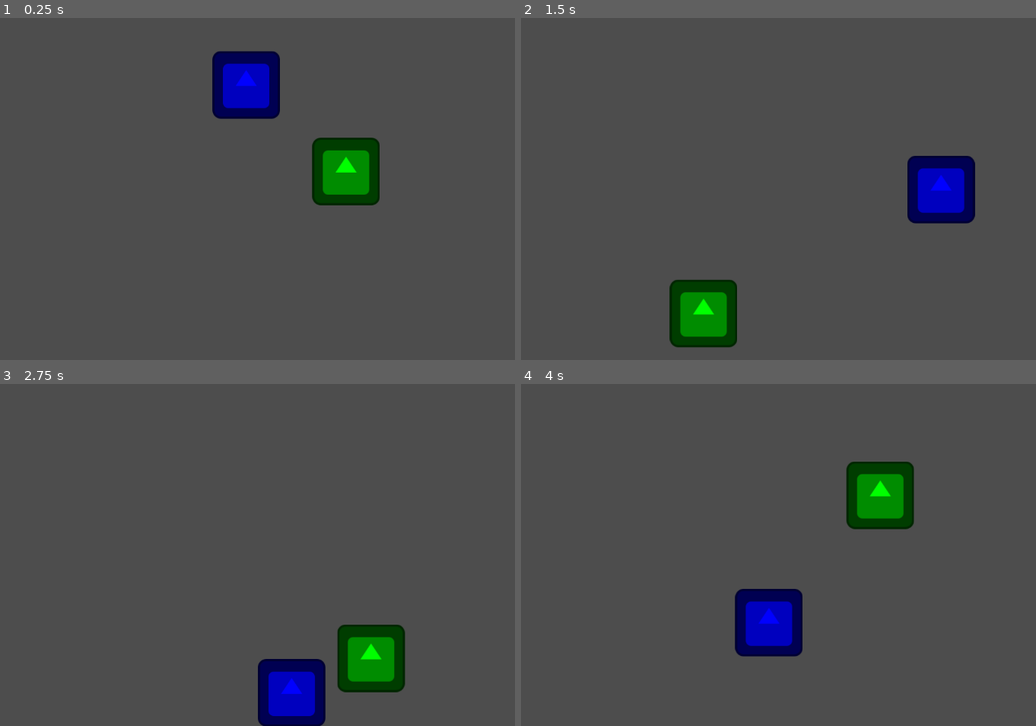
Above: before the commit, frames 1-4 (two rows, left to right).
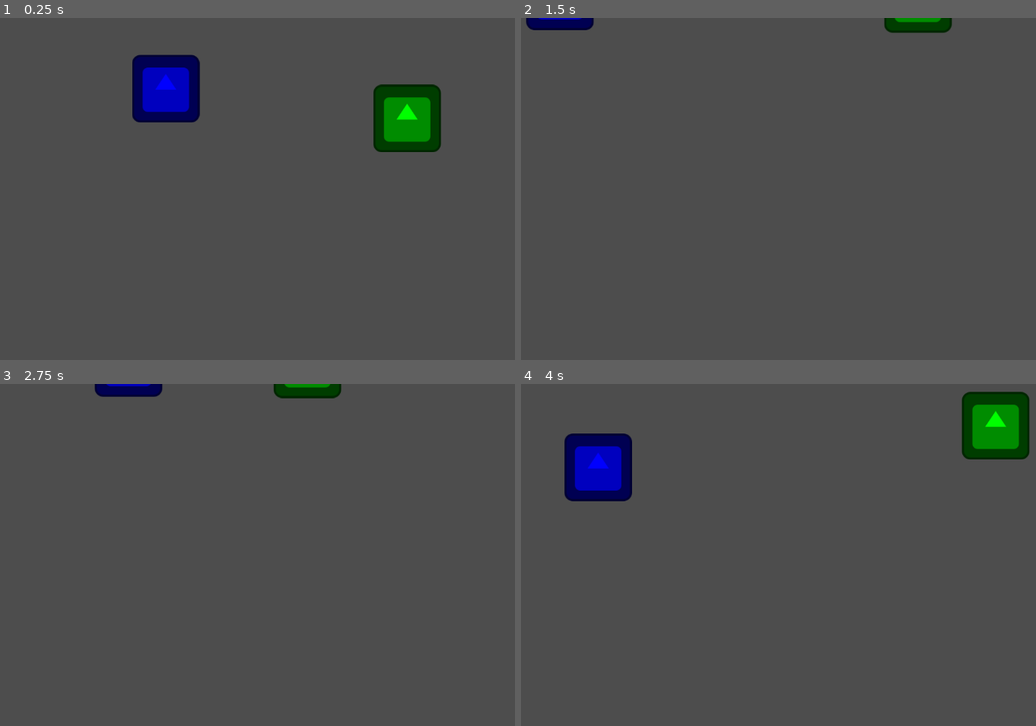
Above: after the commit, the same moments.

Repository: gturri/godot-test
Game: Godot game, scene res://test1/test1MainNode.tscn
Same seed, same stepped clock (60 frames per second), same inputs: the game is played once before the commit and once after it. The project has no main scene, so this scene is started directly. The engine's default icon, where the game draws it, is replaced by a stand-in: a white triangle on a blue panel in a dark square.
Inputs:
- Up to frame 1 (0.25 s): no input
- Up to frame 2 (1.5 s): no input
- Up to frame 3 (2.75 s): no input
- Up to frame 4 (4 s): no input

The runs differ from the first frame. In frame 1, 10% of the frame differs, in the area x 25-86%, y 9-55%; in frame 2, 6.2%; in frame 3, 6.1%; in frame 4, 10%, in the area x 8-99%, y 2-80%.

Commit message:
handle collisions

Diff:
--- /dev/null
+++ b/test1/character.gd
@@ -0,0 +1,17 @@
+extends Area2D
+
+var ratio
+var speed
+
+# Called when the node enters the scene tree for the first time.
+func _ready():
+	pass # Replace with function body.
+
+
+# Called every frame. 'delta' is the elapsed time since the previous frame.
+func _process(delta):
+	pass
+
+
+func _on_area_entered(area):
+	speed *= -1
--- a/test1/character.tscn
+++ b/test1/character.tscn
@@ -1,6 +1,7 @@
-[gd_scene load_steps=4 format=3 uid="uid://baaq8kr3of2p4"]
+[gd_scene load_steps=5 format=3 uid="uid://baaq8kr3of2p4"]
 
 [ext_resource type="Texture2D" uid="uid://dvb5m2i6bkejo" path="res://icon.svg" id="1_0sqmo"]
+[ext_resource type="Script" path="res://test1/character.gd" id="1_fm6qo"]
 
 [sub_resource type="SpriteFrames" id="SpriteFrames_b7njk"]
 animations = [{
@@ -18,6 +19,7 @@
 
 [node name="Character" type="Area2D"]
 position = Vector2(548, 305)
+script = ExtResource("1_fm6qo")
 metadata/_edit_group_ = true
 
 [node name="AnimatedSprite2D" type="AnimatedSprite2D" parent="."]
@@ -26,3 +28,5 @@
 [node name="CollisionShape2D" type="CollisionShape2D" parent="."]
 position = Vector2(1, 1)
 shape = SubResource("RectangleShape2D_m8hp6")
+
+[connection signal="area_entered" from="." to="." method="_on_area_entered"]
--- a/test1/test1MainNode.gd
+++ b/test1/test1MainNode.gd
@@ -1,33 +1,32 @@
 extends Node2D
+
+signal hit
 
 @export var characterScene: PackedScene
 
 var character1
-var ratioCharacter1 = 0
-var speed1 = 0.1
-
 var character2
-var ratioCharacter2 = 0.5
-var speed2 = -0.1
 
 # Called when the node enters the scene tree for the first time.
 func _ready():
-	character1 = buildCharacter(Color(0, 0, 1))
+	character1 = buildCharacter(0.1, 0, Color(0, 0, 1))
 	add_child(character1)
-	character2 = buildCharacter(Color(0, 1, 0))
+	character2 = buildCharacter(-0.1, 0.5, Color(0, 1, 0))
 	add_child(character2)
 
-func buildCharacter(color):
+func buildCharacter(speed, ratio, color):
 	var character = characterScene.instantiate()
 	character.modulate = color
+	character.speed = speed
+	character.ratio = ratio
 	return character
 
 # Called every frame. 'delta' is the elapsed time since the previous frame.
 func _process(delta):
-	ratioCharacter1 += speed1 * delta
-	$Path2D/PathFollow2D.progress_ratio = ratioCharacter1
+	character1.ratio += character1.speed * delta
+	$Path2D/PathFollow2D.progress_ratio = character1.ratio
 	character1.position = $Path2D/PathFollow2D.position
 
-	ratioCharacter2 += speed2 * delta
-	$Path2D/PathFollow2D.progress_ratio = ratioCharacter2
+	character2.ratio += character2.speed * delta
+	$Path2D/PathFollow2D.progress_ratio = character2.ratio
 	character2.position = $Path2D/PathFollow2D.position
